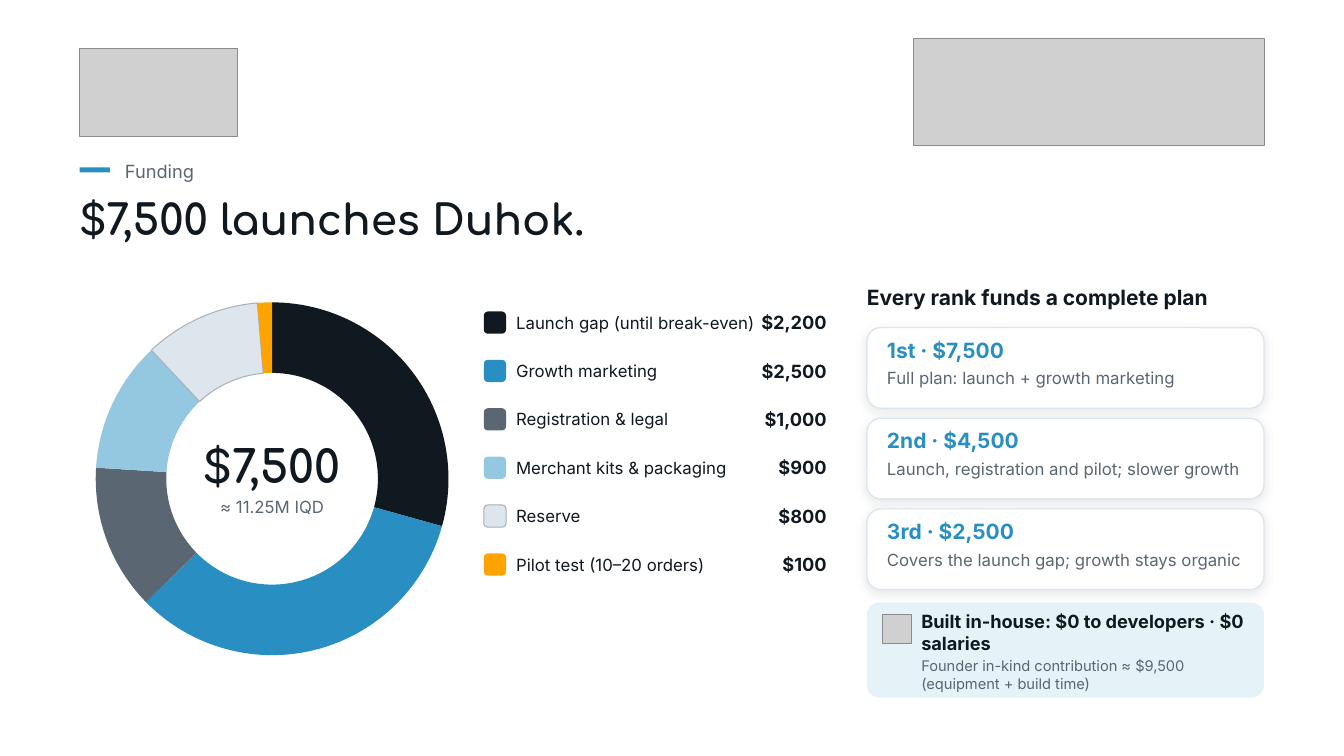
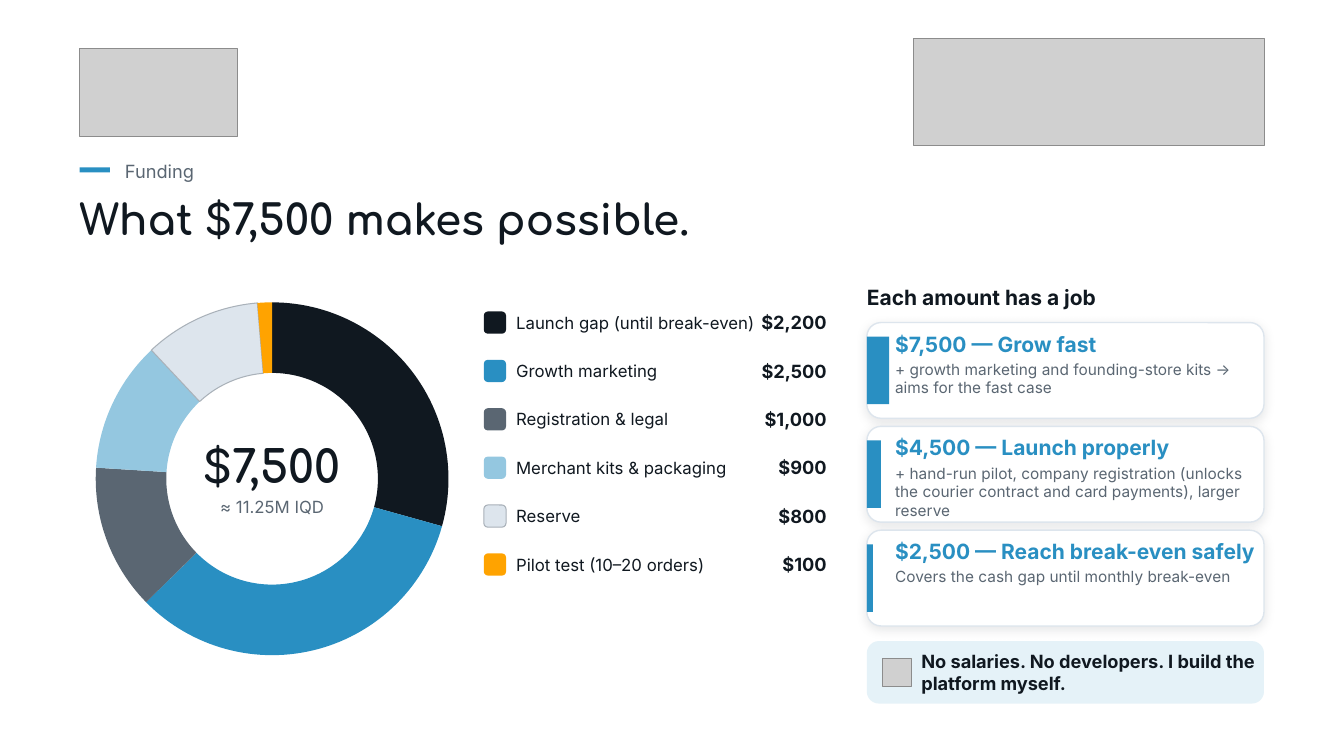
Before and after one commit to shakerbr/cheapify, a slide deck: slide 13 of presentation/Cheapify-GIZ-Pitch.pptx (slide 12 before the commit). Drawn at 1344x756 pixels with LibreOffice and Linux fonts; fonts in the diff are those of the drawing; grey boxes stand for pictures. Boxes give left, top, right and bottom in pixels: in the first picture for what was removed or moved away, otherwise in the second. Text is boxed around its words. In the diff, an @@ line names an element or a change of style, - is before the commit and + after.

```diff
--- a/presentation/Cheapify-GIZ-Pitch.pptx
+++ b/presentation/Cheapify-GIZ-Pitch.pptx
@@ text at <box>80,199,689,245</box>: text changed @@
-$7,500 launches Duhok.
+What $7,500 makes possible.
@@ text added at <box>867,289,1096,310</box>, 15 pt, text #101820, bold @@
+Each amount has a job
@@ proportions changed in 4 elements at <box>867,426,1264,522</box>, <box>867,641,1264,704</box>, <box>867,530,1264,626</box>, <box>867,323,1264,418</box> @@
@@ rounded rectangle: place and size @@
-rounded rectangle at <box>867,418,1264,499</box>
+rounded rectangle at <box>867,323,1264,418</box>
@@ rectangle added at <box>867,337,889,404</box>, fill #298FC2 @@
@@ text at <box>895,334,1097,356</box>: text changed @@
-1st · $7,500
+$7,500 — Grow fast
@@ text at <box>895,363,1211,393</box>: text changed; size 15 to 11 pt; text colour #101820 to #5A6672; bold off @@
-Every rank funds a complete plan
++ growth marketing and founding-store kits → aims for the fast case
@@ text "+ growth marketing and founding-store ..." at <box>895,363,1211,393</box>: vertical alignment middle to top @@
@@ rounded rectangle: place and size @@
-rounded rectangle at <box>867,328,1264,408</box>
+rounded rectangle at <box>867,426,1264,522</box>
@@ rectangle added at <box>867,441,881,508</box>, fill #298FC2 @@
@@ text removed at <box>887,431,1018,452</box> @@
-2nd · $4,500
@@ text at <box>895,438,1169,460</box>: text changed; size 12 to 15 pt; text colour #5A6672 to #298FC2; bold on @@
-Full plan: launch + growth marketing
+$4,500 — Launch properly
@@ text "$4,500 — Launch properly" at <box>895,438,1169,460</box>: vertical alignment top to middle @@
@@ text removed at <box>887,462,1239,479</box> @@
-Launch, registration and pilot; slower growth
@@ text added at <box>895,467,1242,516</box>, 11 pt, text #5A6672 @@
++ hand-run pilot, company registration (unlocks the courier contract and card payments), larger reserve
@@ rounded rectangle: place and size @@
-rounded rectangle at <box>867,509,1264,590</box>
+rounded rectangle at <box>867,530,1264,626</box>
@@ rectangle added at <box>867,544,873,612</box>, fill #298FC2 @@
@@ text at <box>895,541,1255,564</box>: text changed @@
-3rd · $2,500
+$2,500 — Reach break-even safely
@@ text at <box>895,570,1231,586</box>: text changed; size 12 to 11 pt @@
-Covers the launch gap; growth stays organic
+Covers the cash gap until monthly break-even
@@ text removed at <box>921,613,1244,650</box> @@
-Built in-house: $0 to developers · $0 salaries
@@ rounded rectangle: place and size @@
-rounded rectangle at <box>867,603,1264,698</box>
+rounded rectangle at <box>867,641,1264,704</box>
@@ picture: place and size @@
-picture at <box>883,615,911,643</box>
+picture at <box>883,658,911,687</box>
@@ text removed at <box>921,659,1184,692</box> @@
-Founder in-kind contribution ≈ $9,500 (equipment + build time)
@@ text added at <box>921,654,1255,694</box>, 13 pt, text #101820, bold @@
+No salaries. No developers. I build the platform myself.
```
Also in this commit, not shown: 9 other slides changed, 4 slides added, 2 slides removed, 31 other files.
